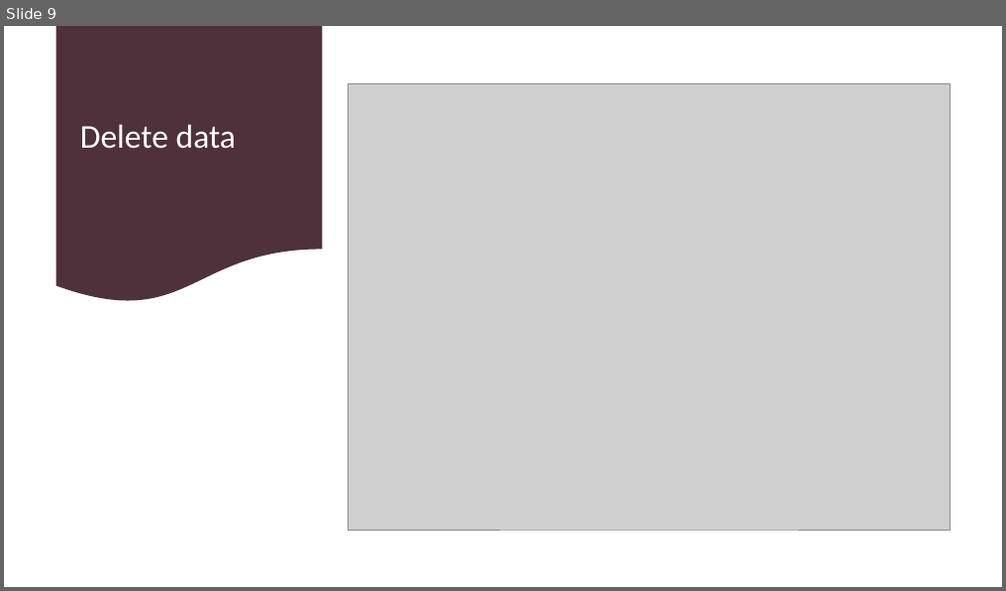
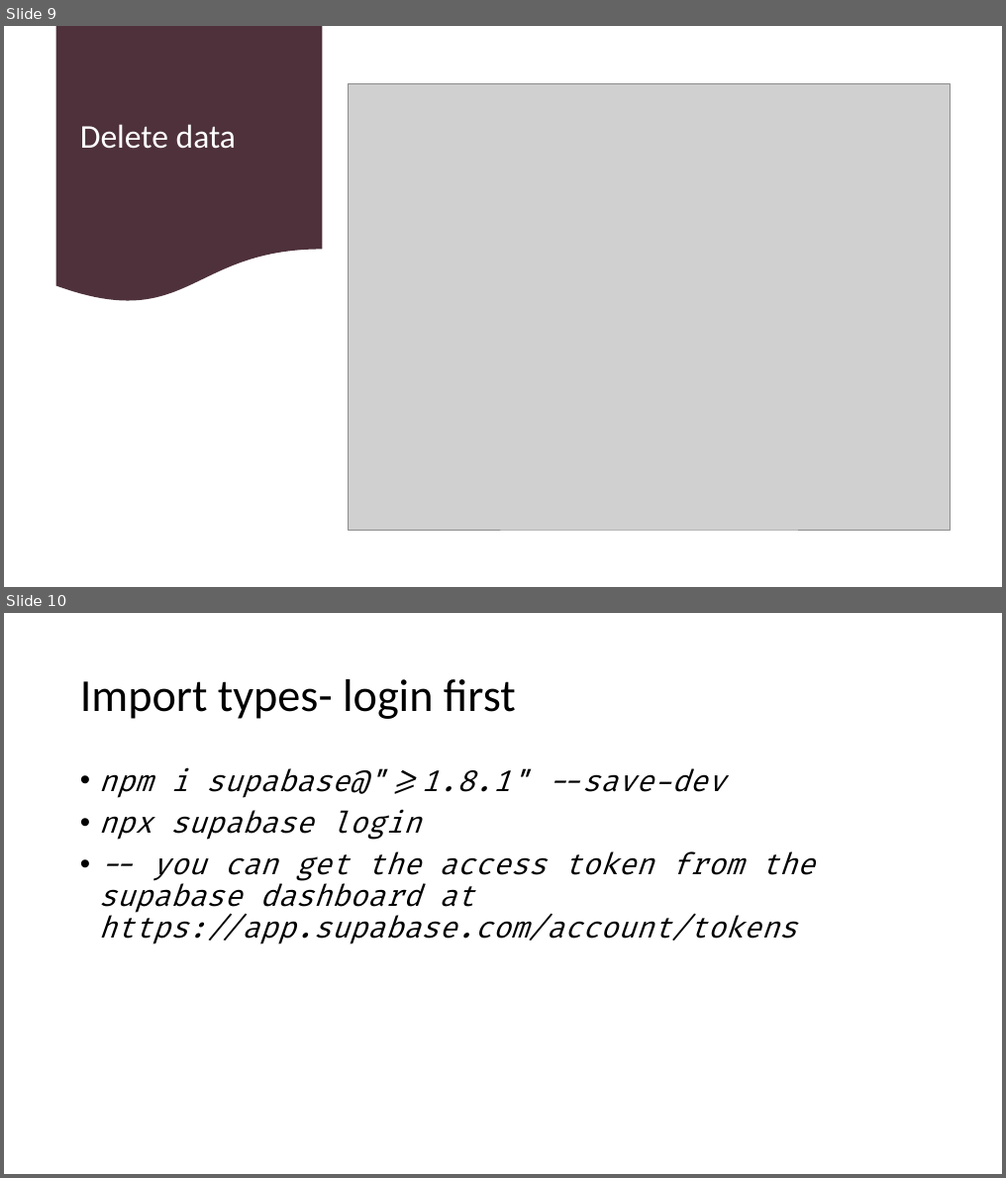
Before and after one commit to 1shaked/full-stack, a slide deck: 22ass/supabase project.pptx. Shown one above the other, each under a label of ours: slide 9 before the commit, slides 9 and 10 after it. The pictures are 1006x591 and 1006x1178 pixels, drawn with LibreOffice and Linux fonts; fonts in the diff are those of the drawing; grey boxes stand for pictures. Boxes give left, top, right and bottom in pixels: in the first picture for what was removed or moved away, otherwise in the second. Text is boxed around its words. In the diff, an @@ line names an element or a change of style, - is before the commit and + after.

```diff
--- a/22ass/supabase project.pptx
+++ b/22ass/supabase project.pptx
@@ slide 10 added at <box>4,613,1002,1174</box>, background #FFFFFF @@
@@ title added at <box>80,679,516,719</box>, 44 pt, text #000000 @@
+Import types- login first
@@ text added at <box>99,767,815,945</box>, 28 pt, text #000000, italic @@
+• npm i supabase@">=1.8.1" --save-dev
+• npx supabase login
+• -- you can get the access token from the supabase dashboard at https://app.supabase.com/account/tokens
```
Also in this commit, not shown: 4 other slides added, 1 slide removed, 16 other files.
